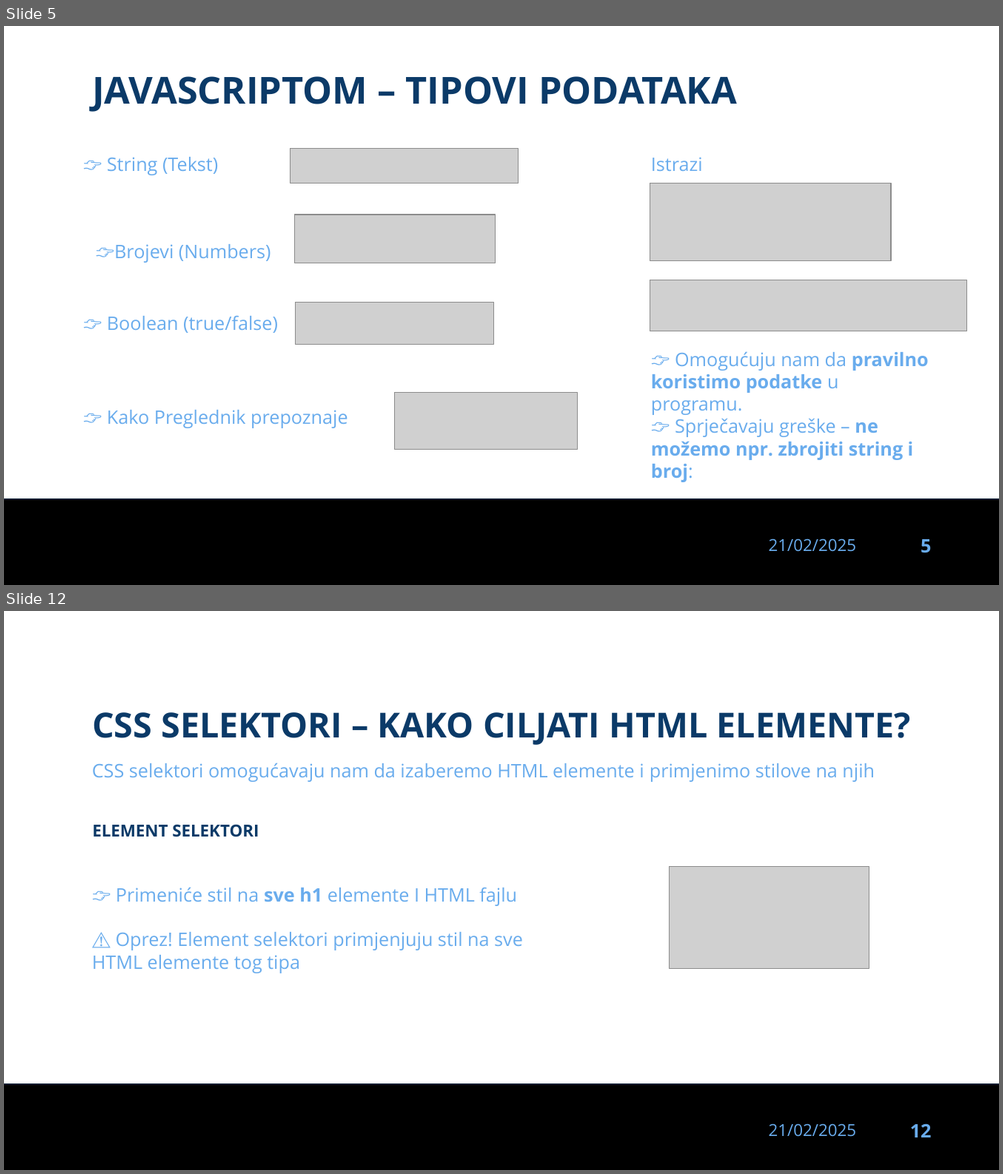
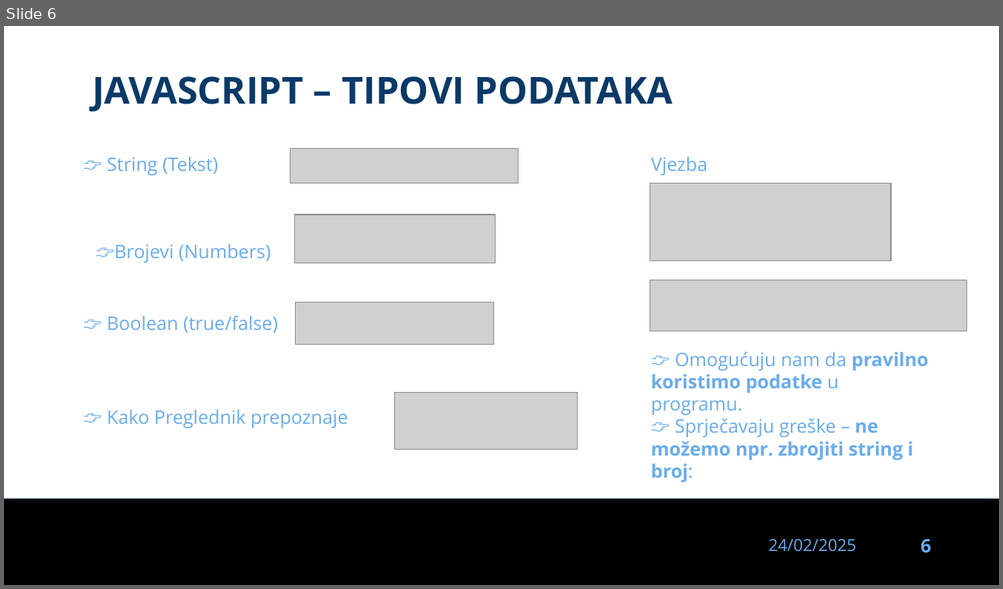
Before and after one commit to dinoDuvnjak/CTK, a slide deck: Bootcamp/javascript-uvod/javascript-uvod.pptx. Shown one above the other, each under a label of ours: slides 5 and 12 before the commit, slide 6 after it; the slides between them are not shown. The pictures are 1003x1174 and 1003x589 pixels, drawn with LibreOffice and Linux fonts; fonts in the diff are those of the drawing; grey boxes stand for pictures; background and template pictures are left out. Boxes give left, top, right and bottom in pixels: in the first picture for what was removed or moved away, otherwise in the second. Text is boxed around its words. In the diff, an @@ line names an element or a change of style, - is before the commit and + after.

Commit message:
Javascript gotov

```diff
--- a/Bootcamp/javascript-uvod/javascript-uvod.pptx
+++ b/Bootcamp/javascript-uvod/javascript-uvod.pptx
@@ slide 12 removed at (4,611,999,1170), background #FFFFFF; not listed: 3 template elements that a slide beside it also shows @@
@@ text removed at (92,712,910,745) @@
-CSS SELEKTORI – KAKO CILJATI HTML ELEMENTE?
@@ text removed at (92,763,874,782) @@
-CSS selektori omogućavaju nam da izaberemo HTML elemente i primjenimo stilove na njih
@@ title removed at (92,824,259,837) @@
-ELEMENT SELEKTORI
@@ picture removed at (669,867,869,969) @@
@@ text removed at (92,887,523,974) @@
-👉 Primeniće stil na sve h1 elemente I HTML fajlu
-⚠ Oprez! Element selektori primjenjuju stil na sve HTML elemente tog tipa
@@ what was slide 5 is now slide 6 @@
@@ slide 6 changed as well @@
@@ text at (92,76,673,112): text changed @@
-JAVASCRIPTOM – TIPOVI PODATAKA
+JAVASCRIPT – TIPOVI PODATAKA
@@ text at (651,157,707,175): text changed @@
-Istrazi
+Vjezba
@@ text at (768,539,856,552): text changed @@
-21/02/2025
+24/02/2025
@@ page number at (920,540,930,554): text changed @@
-5
+6
```
Also in this commit, not shown: 3 other slides changed, 31 slides added, 38 other slides removed, 6 other files.
